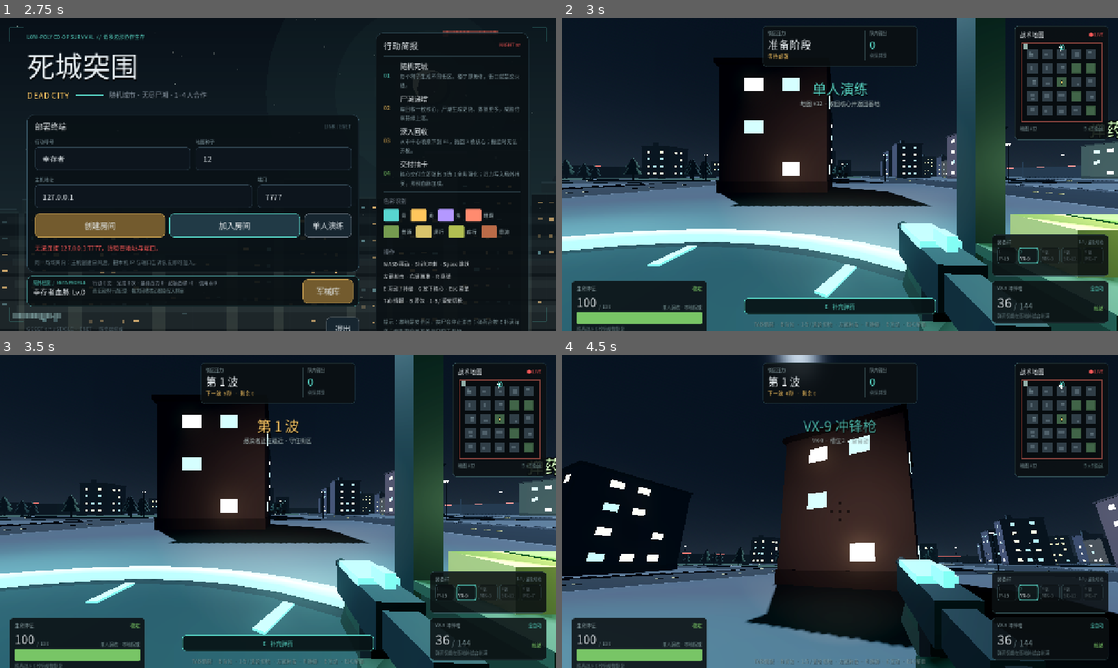
Above: before the commit, frames 1-4 (two rows, left to right).
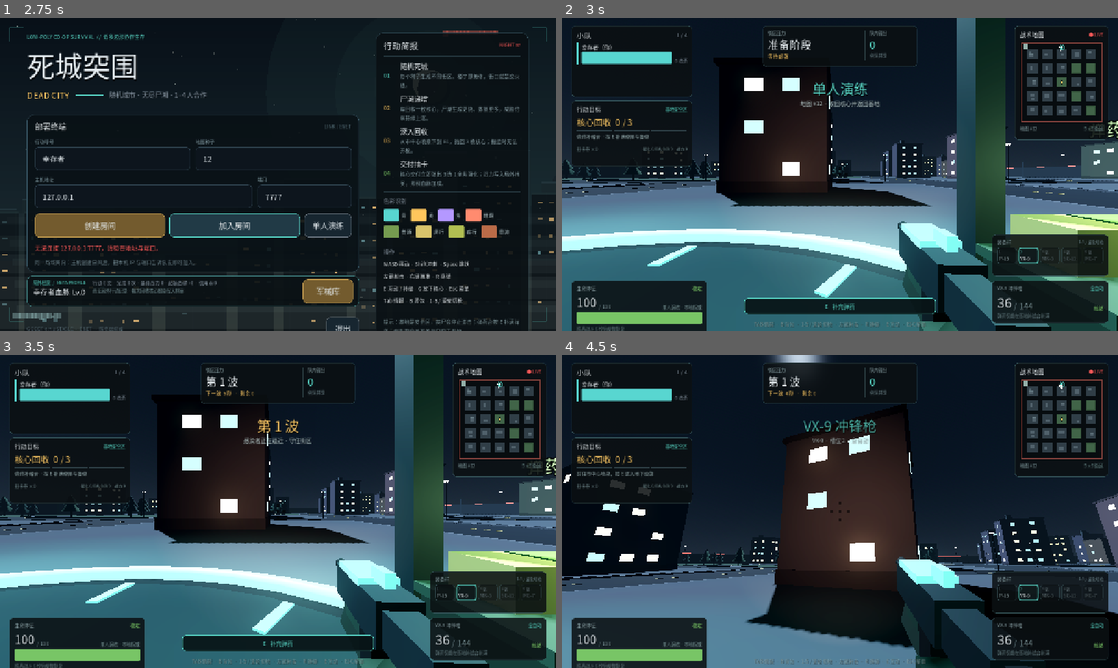
Above: after the commit, the same moments.

Repository: yonghao-W/AI_
Game: Godot game, scene res://scenes/main.tscn
Two runs of this game, one before a commit and one after it. Both use one fixed random seed, a clock stepped at 60 frames per second and the inputs below.
Inputs (mouse positions are in pixels of both pictures, inside the frame that each line leads up to):
- Up to frame 1 (2.75 s): click (272, 158) at 0.52 s; type "12" at 0.6 s; click "创建房间" at 1.25 s; click "加入房间" at 2 s
- Up to frame 2 (3 s): click "单人演练" at 2.75 s
- Up to frame 3 (3.5 s): no input
- Up to frame 4 (4.5 s): tap Enter at 3.5 s; move the mouse to (867, 511) at 3.52 s; hold W from 3.53 s (still down); tap 1 at 3.6 s; click (867, 511) at 3.67 s; tap Space at 3.77 s; move the mouse to (812, 511) at 4.27 s; tap 2 at 4.35 s

Frame 1 is identical in both runs. In frame 2, 3.1% of the frame differs, in the area x 1-24%, y 2-48%; in frame 3, 3.1%; in frame 4, 1.7%.

Commit message:
fix(hud): 恢复常驻任务与小队面板，避免目标指引丢失

Diff:
--- a/scripts/game_hud.gd
+++ b/scripts/game_hud.gd
@@ -126,8 +126,8 @@
 	_build_draw_overlay()
 	_build_intel_overlay()
 	_build_backpack_overlay()
-	_roster_panel.visible = false
-	_mission_panel.visible = false
+	_roster_panel.visible = true
+	_mission_panel.visible = true
 	_death_overlay.visible = false
 	_gameover_overlay.visible = false
 	_pause_overlay.visible = false
